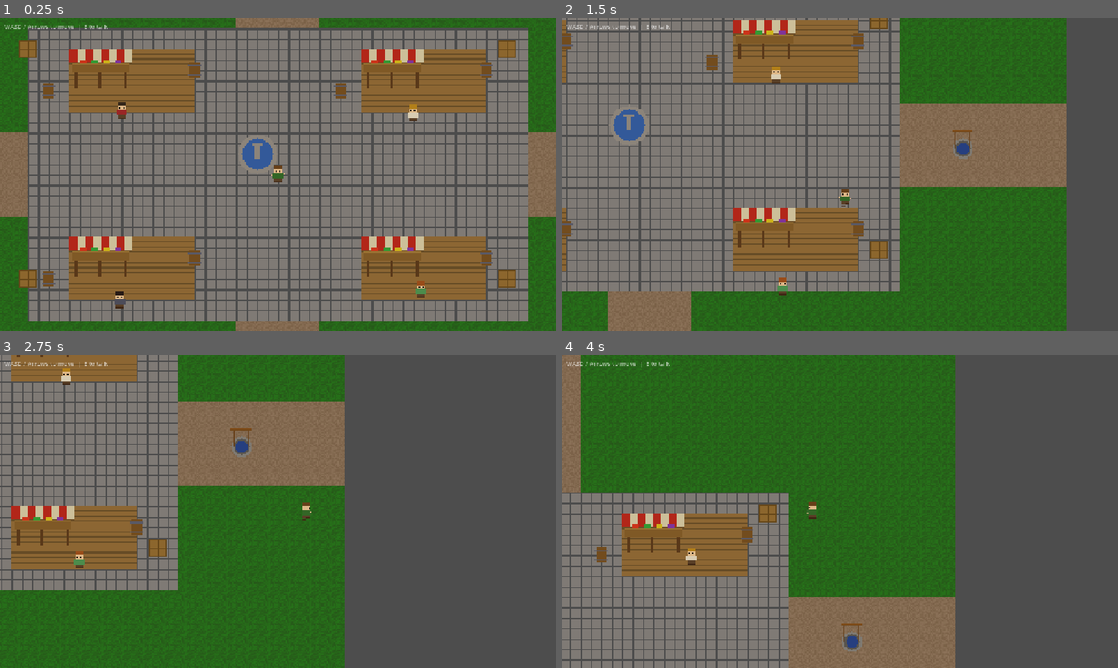
Above: before the commit, frames 1-4 (two rows, left to right).
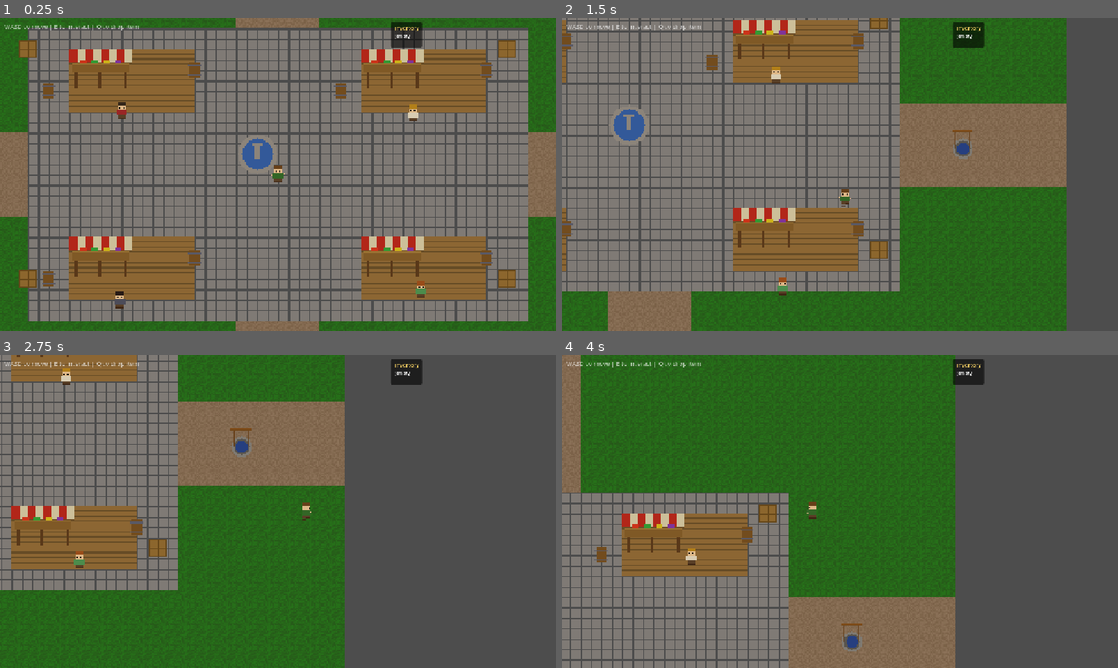
Above: after the commit, the same moments.

Repository: axecopfire/first-godot
Game: Godot game, scene res://scenes/boot.tscn
Same seed, same stepped clock (60 frames per second), same inputs: the game is played once before the commit and once after it.
Inputs:
- Up to frame 1 (0.25 s): no input
- Up to frame 2 (1.5 s): hold D (move_right) 0.53-1.28 s; hold E (interact) 0.53-1.28 s; hold S (move_down) from 1.28 s (still down); tap E (interact) at 1.35 s
- Up to frame 3 (2.75 s): release S (move_down) at 2.03 s; hold D (move_right) from 2.03 s (still down); hold E (interact) from 2.03 s (still down)
- Up to frame 4 (4 s): release D (move_right) at 2.78 s; release E (interact) at 2.78 s; hold W (move_up) 2.78-3.53 s; tap E (interact) at 2.85 s; hold A (move_left) from 3.53 s (still down); hold E (interact) from 3.53 s (still down)

The runs differ from the first frame. In frame 1, 0.6% of the frame differs, in the area x 4-76%, y 1-10%; in frame 2, 0.6%; in frame 3, 0.6%; in frame 4, 0.6%.
Error after the commit: Invalid assignment of property or key 'item_name' with value of type 'String' on a base object of type 'Area2D'. (res://scripts/main.gd:405)

Commit message:
Integrate inventory system into main.gd
- Add _place_pickup_items(): 4 colored pickable items (Bread, Sword, Herb, Gold Coin)
- Add _setup_npc_dialogues(): inventory-aware dialogue for all 4 NPCs
- Add inventory HUD panel with live item list and drop hint
- Add _unhandled_input() for Q-key drop handling
- Add _spawn_dropped_item() to re-create items at player position
- Connect player inventory_changed signal to update HUD
- Update hint text to show new controls

Co-authored-by: Copilot <223556219+Copilot@users.noreply.github.com>

Diff:
--- a/scripts/main.gd
+++ b/scripts/main.gd
@@ -12,6 +12,8 @@
 var map_data: Array = []
 var player: CharacterBody2D
 var camera: Camera2D
+var inventory_label: Label
+var drop_hint_label: Label
 
 func _ready() -> void:
 	_load_textures()
@@ -19,8 +21,10 @@
 	_draw_map()
 	_place_market_stalls()
 	_place_decorations()
+	_place_pickup_items()
 	_create_player()
 	_spawn_npcs()
+	_setup_npc_dialogues()
 	_build_walls()
 	_create_ui()
 
@@ -110,6 +114,7 @@
 	camera.position_smoothing_speed = 8.0
 	camera.make_current()
 	player.add_child(camera)
+	player.inventory_changed.connect(_on_inventory_changed)
 
 func _place_market_stalls() -> void:
 	var stall_tex = ImageTexture.create_from_image(Image.load_from_file("res://textures/market_stall.png"))
@@ -324,7 +329,7 @@
 	add_child(canvas)
 
 	var hint = Label.new()
-	hint.text = "WASD / Arrows to move  |  E to talk"
+	hint.text = "WASD to move | E to interact | Q to drop item"
 	hint.position = Vector2(10, 10)
 	hint.add_theme_font_size_override("font_size", 14)
 	hint.add_theme_color_override("font_color", Color(1, 1, 1, 0.6))
@@ -334,3 +339,210 @@
 	var tween = create_tween()
 	tween.tween_interval(5.0)
 	tween.tween_property(hint, "modulate:a", 0.0, 2.0)
+
+	# Inventory HUD (top-right corner)
+	var inv_panel = PanelContainer.new()
+	inv_panel.name = "InventoryPanel"
+	inv_panel.position = Vector2(900, 10)
+	inv_panel.add_theme_stylebox_override("panel", _create_inv_panel_style())
+
+	var vbox = VBoxContainer.new()
+	inv_panel.add_child(vbox)
+
+	var inv_title = Label.new()
+	inv_title.text = "Inventory"
+	inv_title.add_theme_font_size_override("font_size", 12)
+	inv_title.add_theme_color_override("font_color", Color(1, 0.85, 0.4))
+	vbox.add_child(inv_title)
+
+	inventory_label = Label.new()
+	inventory_label.name = "InventoryLabel"
+	inventory_label.text = "(empty)"
+	inventory_label.add_theme_font_size_override("font_size", 10)
+	inventory_label.add_theme_color_override("font_color", Color.WHITE)
+	vbox.add_child(inventory_label)
+
+	drop_hint_label = Label.new()
+	drop_hint_label.name = "DropHint"
+	drop_hint_label.text = ""
+	drop_hint_label.add_theme_font_size_override("font_size", 8)
+	drop_hint_label.add_theme_color_override("font_color", Color(1, 1, 1, 0.5))
+	vbox.add_child(drop_hint_label)
+
+	canvas.add_child(inv_panel)
+
+func _create_inv_panel_style() -> StyleBoxFlat:
+	var style = StyleBoxFlat.new()
+	style.bg_color = Color(0, 0, 0, 0.6)
+	style.corner_radius_top_left = 4
+	style.corner_radius_top_right = 4
+	style.corner_radius_bottom_left = 4
+	style.corner_radius_bottom_right = 4
+	style.content_margin_left = 8
+	style.content_margin_right = 8
+	style.content_margin_top = 4
+	style.content_margin_bottom = 4
+	return style
+
+func _place_pickup_items() -> void:
+	var item_script = load("res://scripts/pickup_item.gd")
+	var items_config = [
+		{"name": "Bread", "pos": Vector2(29, 13) * TILE_SIZE, "color": Color(0.82, 0.65, 0.35)},
+		{"name": "Sword", "pos": Vector2(11, 19) * TILE_SIZE, "color": Color(0.7, 0.7, 0.75)},
+		{"name": "Herb", "pos": Vector2(29, 22) * TILE_SIZE, "color": Color(0.2, 0.7, 0.3)},
+		{"name": "Gold Coin", "pos": Vector2(18, 8) * TILE_SIZE, "color": Color(1.0, 0.85, 0.2)},
+	]
+
+	var items_node = Node2D.new()
+	items_node.name = "Items"
+	add_child(items_node)
+
+	for cfg in items_config:
+		var item_name: String = cfg["name"]
+		var item = Area2D.new()
+		item.name = item_name.replace(" ", "")
+		item.set_script(item_script)
+		item.item_name = item_name
+		item.position = cfg["pos"]
+		item.collision_layer = 0
+		item.collision_mask = 1
+
+		var sprite = Sprite2D.new()
+		sprite.name = "Sprite2D"
+		var img = Image.create(12, 12, false, Image.FORMAT_RGBA8)
+		img.fill(cfg["color"])
+		sprite.texture = ImageTexture.create_from_image(img)
+		sprite.texture_filter = CanvasItem.TEXTURE_FILTER_NEAREST
+		item.add_child(sprite)
+
+		var lbl = Label.new()
+		lbl.name = "ItemLabel"
+		lbl.text = item_name
+		lbl.position = Vector2(-20, -18)
+		lbl.add_theme_font_size_override("font_size", 6)
+		lbl.add_theme_color_override("font_color", Color.WHITE)
+		lbl.add_theme_color_override("font_shadow_color", Color(0, 0, 0, 0.8))
+		lbl.add_theme_constant_override("shadow_offset_x", 1)
+		lbl.add_theme_constant_override("shadow_offset_y", 1)
+		item.add_child(lbl)
+
+		var col = CollisionShape2D.new()
+		var shape = CircleShape2D.new()
+		shape.radius = 14
+		col.shape = shape
+		item.add_child(col)
+
+		items_node.add_child(item)
+
+func _setup_npc_dialogues() -> void:
+	var npcs_node = get_node("NPCs")
+	for npc in npcs_node.get_children():
+		match npc.npc_name:
+			"Merchant":
+				npc.inventory_dialogues = {
+					"Gold Coin": PackedStringArray(["Ah, gold! A person of means!\nLet me show the premium wares.", "This silk is worth ten\ntimes that coin!"]),
+					"Sword": PackedStringArray(["A fine blade you carry!\nI have sheaths of finest leather.", "Weapons are good for trade\nin these parts."]),
+					"Bread": PackedStringArray(["Bread? The baker's work\nis adequate, I suppose.", "I deal in finer things,\nbut everyone must eat."]),
+					"Herb": PackedStringArray(["Herbs from the healer?\nI could sell those overseas!", "The Eastern kingdoms pay\nwell for medicinal plants."]),
+					"Bread,Gold Coin": PackedStringArray(["Gold AND provisions?\nYou're well-prepared!", "I can outfit you for\nany adventure... for a price."]),
+					"Gold Coin,Sword": PackedStringArray(["Armed and wealthy!\nYou must be an adventurer.", "I have maps to treasure\nif you're interested..."]),
+					"Bread,Gold Coin,Herb,Sword": PackedStringArray(["You carry quite the collection!\nA true adventurer's kit.", "With all that, you could\nconquer a small kingdom!", "I'm impressed... and a\nlittle jealous."]),
+				}
+			"Baker":
+				npc.inventory_dialogues = {
+					"Bread": PackedStringArray(["I see you found my\nextra loaf! Good taste!", "Nothing like fresh bread\nfor the road."]),
+					"Sword": PackedStringArray(["A sword?! Please don't\nwave that near my flour!", "Warriors need to eat too.\nBread for the journey?"]),
+					"Herb": PackedStringArray(["Ooh, herbs! I could use\nsome rosemary for my rolls.", "The herbalist grows the\nbest seasonings."]),
+					"Gold Coin": PackedStringArray(["Gold! You could buy my\nentire day's baking!", "I mostly trade in copper,\nbut gold works too!"]),
+					"Bread,Herb": PackedStringArray(["Bread and herbs together?\nMaking a fine sandwich!", "Add some cheese and you've\ngot a feast!"]),
+					"Bread,Gold Coin,Herb,Sword": PackedStringArray(["My bread alongside all those\ntreasures? I'm honored!", "You've got everything\nfor an adventure!", "Don't forget to eat\nthe bread before it goes stale!"]),
+				}
+			"Blacksmith":
+				npc.inventory_dialogues = {
+					"Sword": PackedStringArray(["A fine blade! Did you\nfind that in my scrap pile?", "I can sharpen that for you.\nLooks like it needs work."]),
+					"Gold Coin": PackedStringArray(["Gold, eh? I could forge\nyou a proper weapon.", "A golden hilt would make\nany sword magnificent!"]),
+					"Bread": PackedStringArray(["Bread won't protect you\nin a fight, friend.", "Though a stale loaf could\nknock someone out..."]),
+					"Herb": PackedStringArray(["Herbs? I burn myself\nso often, those could help!", "The herbalist's salves\nsaved my hands many times."]),
+					"Gold Coin,Sword": PackedStringArray(["Gold AND a sword?\nLet me upgrade that blade!", "For that gold, I'll make\nit the sharpest in the land!"]),
+					"Bread,Gold Coin,Herb,Sword": PackedStringArray(["A full adventurer's pack!\nYou're ready for anything.", "The sword is the key piece.\nEverything else is comfort.", "Come back if the blade\nneeds maintenance!"]),
+				}
+			"Herbalist":
+				npc.inventory_dialogues = {
+					"Herb": PackedStringArray(["You found my herb bundle!\nThose are freshly picked.", "Mix them with water\nfor a healing tea."]),
+					"Sword": PackedStringArray(["A weapon? I prefer\npeaceful remedies myself.", "Though sword wounds do\nkeep me in business..."]),
+					"Bread": PackedStringArray(["Bread is medicine for\nthe soul, I always say!", "Pair it with my herbal tea\nfor a healing meal."]),
+					"Gold Coin": PackedStringArray(["Gold can't buy health...\nbut it CAN buy my potions!", "I have rare ingredients\nif you have the coin."]),
+					"Gold Coin,Herb": PackedStringArray(["With gold and those herbs,\nI can brew something special!", "A master potion requires\nrare ingredients AND funding."]),
+					"Bread,Gold Coin,Herb,Sword": PackedStringArray(["Bread for sustenance, herbs\nfor healing, gold for trade...", "And a sword for when\nall else fails!", "You're the most prepared\nperson I've ever met!"]),
+				}
+
+func _on_inventory_changed() -> void:
+	if inventory_label == null:
+		return
+	var inv = player.get_inventory()
+	if inv.is_empty():
+		inventory_label.text = "(empty)"
+		drop_hint_label.text = ""
+	else:
+		var lines = PackedStringArray()
+		for i in range(inv.size()):
+			lines.append(str(i + 1) + ". " + inv[i])
+		inventory_label.text = "\n".join(lines)
+		drop_hint_label.text = "Q to drop last item"
+
+func _unhandled_input(event: InputEvent) -> void:
+	if event.is_action_pressed("drop_item") and player != null:
+		var inv = player.get_inventory()
+		if inv.size() > 0:
+			var dropped_item_name = inv[inv.size() - 1]
+			player.remove_item(dropped_item_name)
+			_spawn_dropped_item(dropped_item_name, player.global_position + Vector2(0, 20))
+
+func _spawn_dropped_item(item_name: String, pos: Vector2) -> void:
+	var item_colors = {
+		"Bread": Color(0.82, 0.65, 0.35),
+		"Sword": Color(0.7, 0.7, 0.75),
+		"Herb": Color(0.2, 0.7, 0.3),
+		"Gold Coin": Color(1.0, 0.85, 0.2),
+	}
+	var color = item_colors.get(item_name, Color.WHITE)
+
+	var item_script = load("res://scripts/pickup_item.gd")
+	var item = Area2D.new()
+	item.name = item_name.replace(" ", "") + "_dropped"
+	item.set_script(item_script)
+	item.item_name = item_name
+	item.position = pos
+	item.collision_layer = 0
+	item.collision_mask = 1
+
+	var sprite = Sprite2D.new()
+	sprite.name = "Sprite2D"
+	var img = Image.create(12, 12, false, Image.FORMAT_RGBA8)
+	img.fill(color)
+	sprite.texture = ImageTexture.create_from_image(img)
+	sprite.texture_filter = CanvasItem.TEXTURE_FILTER_NEAREST
+	item.add_child(sprite)
+
+	var lbl = Label.new()
+	lbl.name = "ItemLabel"
+	lbl.text = item_name
+	lbl.position = Vector2(-20, -18)
+	lbl.add_theme_font_size_override("font_size", 6)
+	lbl.add_theme_color_override("font_color", Color.WHITE)
+	lbl.add_theme_color_override("font_shadow_color", Color(0, 0, 0, 0.8))
+	lbl.add_theme_constant_override("shadow_offset_x", 1)
+	lbl.add_theme_constant_override("shadow_offset_y", 1)
+	item.add_child(lbl)
+
+	var col = CollisionShape2D.new()
+	var shape = CircleShape2D.new()
+	shape.radius = 14
+	col.shape = shape
+	item.add_child(col)
+
+	var items_node = get_node_or_null("Items")
+	if items_node:
+		items_node.add_child(item)
+	else:
+		add_child(item)
